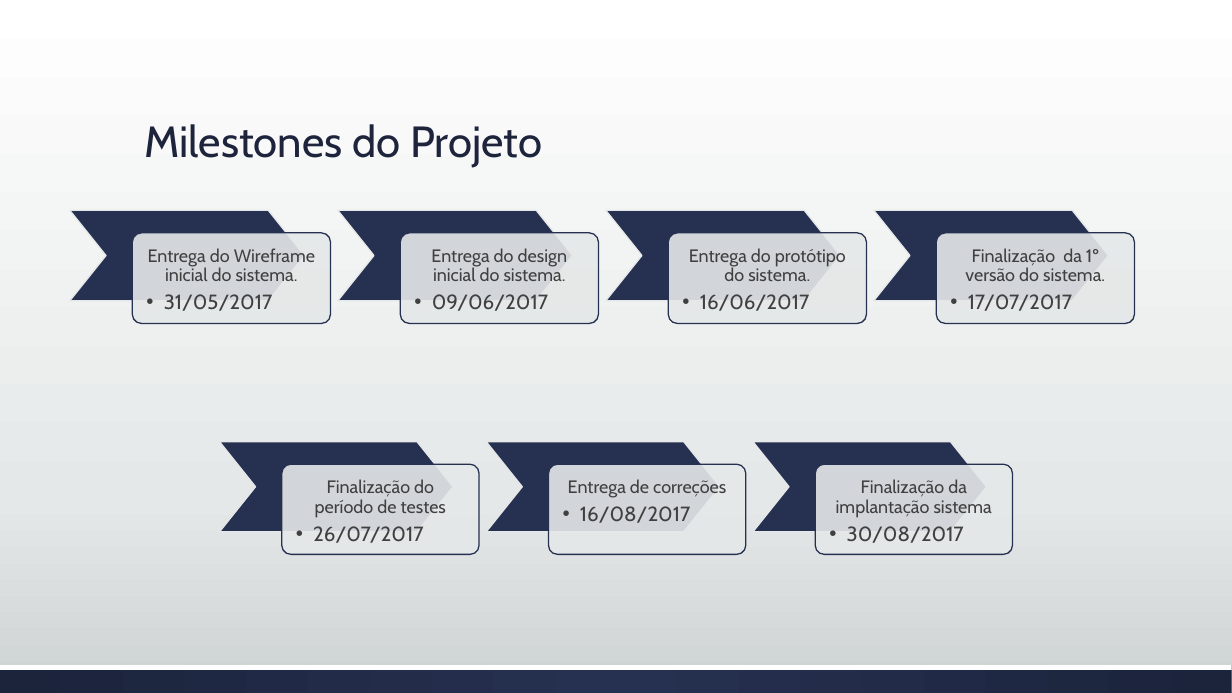
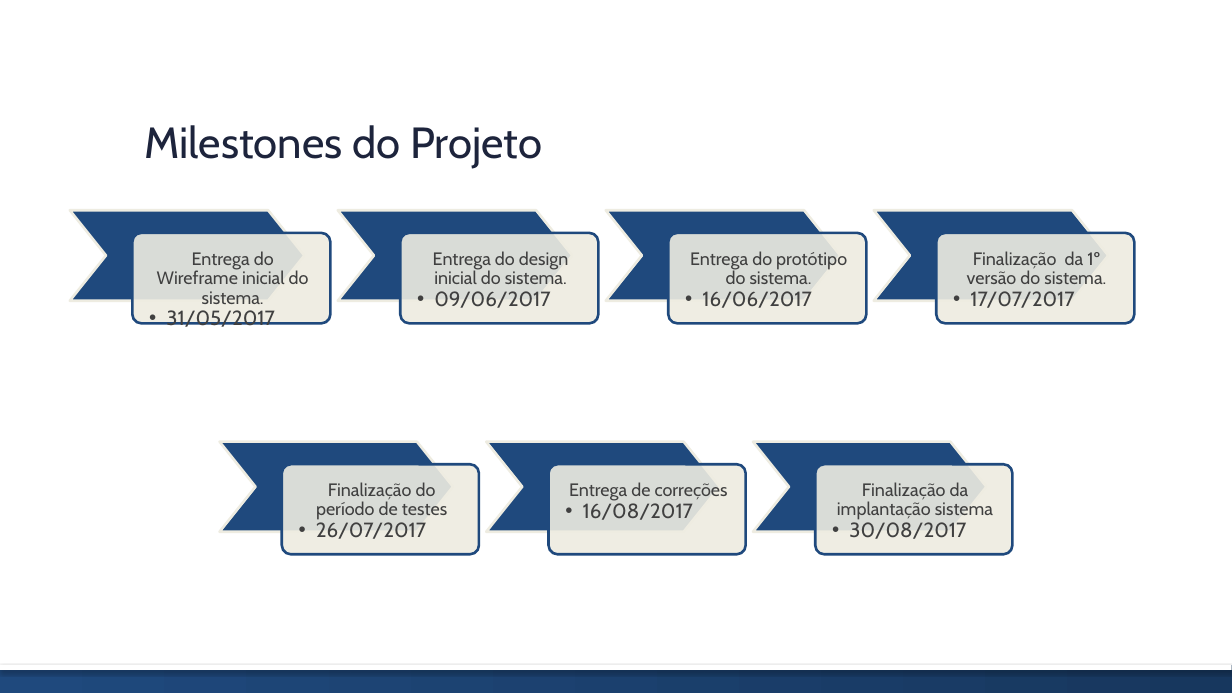
Before and after one commit to brunoedu/gestaoprojetos, a slide deck: slide 11 of Apresentação do projeto FINAL.pptx. Drawn at 1232x693 pixels with LibreOffice and Linux fonts; fonts in the diff are those of the drawing. Boxes give left, top, right and bottom in pixels: in the first picture for what was removed or moved away, otherwise in the second. Text is boxed around its words. In the diff, an @@ line names an element or a change of style, - is before the commit and + after.

```diff
--- a/Apresentação do projeto FINAL.pptx
+++ b/Apresentação do projeto FINAL.pptx
@@ background gradient #FFFFFF to #E5E8E8 to #CDD2D2 to #FFFFFF @@
@@ rounded rectangle "Entrega do Wireframe inicial do ...": place and size @@
-rounded rectangle "Entrega do Wireframe inicial do ..." at <box>148,248,315,311</box>
+rounded rectangle "Entrega do Wireframe inicial do ..." at <box>132,233,330,323</box>
@@ less space between paragraphs; fill none to #EEECE1 at 90% opacity; outline none to #1F497D 2 pt in 7 elements at <box>549,464,746,554</box>, <box>282,464,479,554</box>, <box>815,464,1012,554</box>, <box>668,233,866,323</box>, <box>936,233,1134,323</box>, <box>132,233,330,323</box>, <box>400,233,598,323</box> @@
@@ rounded rectangle "Entrega do design inicial do ...": place and size @@
-rounded rectangle "Entrega do design inicial do ..." at <box>431,248,567,311</box>
+rounded rectangle "Entrega do design inicial do ..." at <box>400,233,598,323</box>
@@ rounded rectangle "Entrega do protótipo do sistema.": place and size @@
-rounded rectangle "Entrega do protótipo do sistema." at <box>689,248,846,311</box>
+rounded rectangle "Entrega do protótipo do sistema." at <box>668,233,866,323</box>
@@ rounded rectangle "Finalização da 1º versão do ...": place and size @@
-rounded rectangle "Finalização da 1º versão do ..." at <box>965,248,1105,311</box>
+rounded rectangle "Finalização da 1º versão do ..." at <box>936,233,1134,323</box>
@@ group removed at <box>132,233,1134,323</box>: 4 rounded rectangles @@
@@ fill #263050 to #1F497D; outline #E5E8E8 1 pt to #EEECE1 2 pt in 7 elements at <box>338,211,573,301</box>, <box>606,211,841,301</box>, <box>874,211,1109,301</box>, <box>70,211,305,301</box>, <box>220,442,454,531</box>, <box>486,442,720,531</box>, <box>753,442,987,531</box> @@
@@ rounded rectangle "Finalização do período de testes": place and size @@
-rounded rectangle "Finalização do período de testes" at <box>313,479,446,543</box>
+rounded rectangle "Finalização do período de testes" at <box>282,464,479,554</box>
@@ rounded rectangle removed at <box>282,464,479,555</box> @@
@@ rounded rectangle "Entrega de correções": place and size @@
-rounded rectangle "Entrega de correções" at <box>568,479,726,523</box>
+rounded rectangle "Entrega de correções" at <box>549,464,746,554</box>
@@ rounded rectangle removed at <box>549,464,746,555</box> @@
@@ rounded rectangle "Finalização da implantação sistema": place and size @@
-rounded rectangle "Finalização da implantação sistema" at <box>836,479,992,543</box>
+rounded rectangle "Finalização da implantação sistema" at <box>815,464,1012,554</box>
@@ rounded rectangle removed at <box>815,464,1012,555</box> @@
@@ rectangle at <box>0,665,1232,670</box>: shadow on @@
@@ rectangle at <box>0,665,1232,693</box>: fill gradient #263050 to #1D243C to gradient #1F497D to #17375E @@
```
Also in this commit, not shown: 14 other slides changed, 1 slide added, 1 slide removed.
